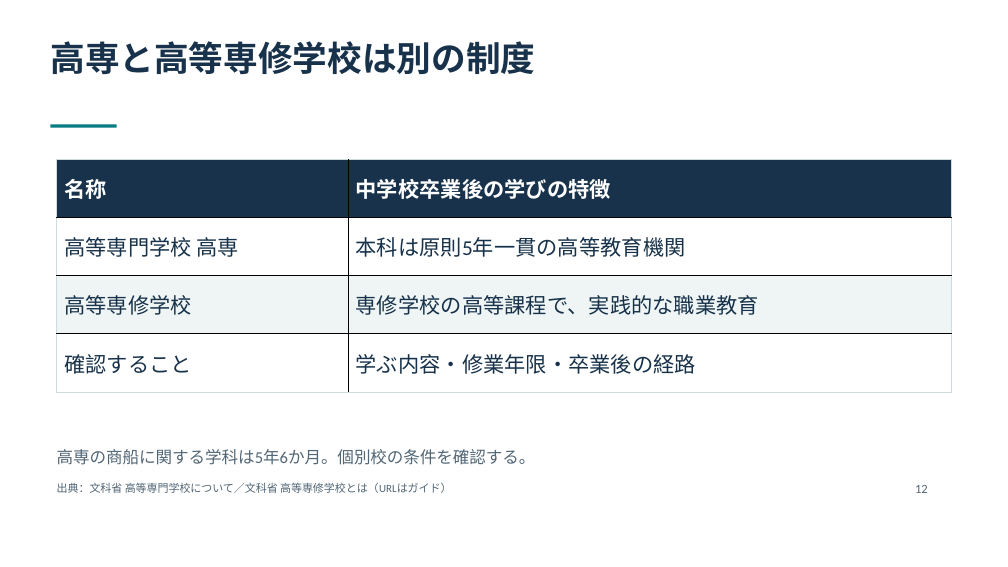
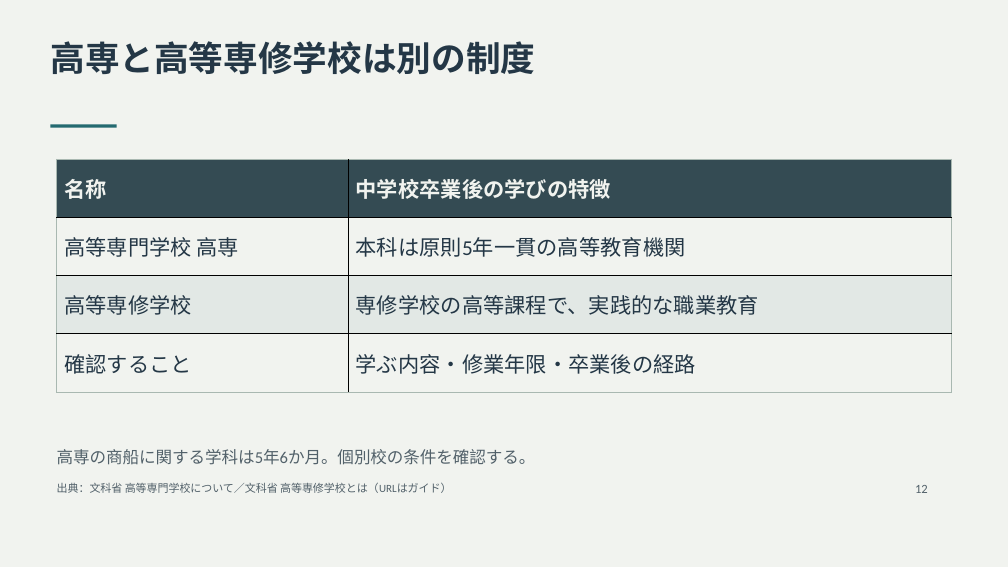
Before and after one commit to zooc-14calbp/industrial-education-ii, a slide deck: slide 12 of video/01/slides.pptx. Drawn at 1008x567 pixels with LibreOffice and Linux fonts; fonts in the diff are those of the drawing. Boxes give left, top, right and bottom in pixels: in the first picture for what was removed or moved away, otherwise in the second. Text is boxed around its words. In the diff, an @@ line names an element or a change of style, - is before the commit and + after.

Commit message:
Adjust slides and video colors for extended viewing

```diff
--- a/video/01/slides.pptx
+++ b/video/01/slides.pptx
@@ background #FFFFFF to #F1F3EF @@
@@ text "高専と高等専修学校は別の制度" at <box>50,41,535,74</box>: text colour #17324A to #243746 @@
@@ rectangle at <box>51,125,117,128</box>: fill #087C83 to #246A70 @@
@@ table at <box>57,159,951,392</box> @@
@@ fill #17324A to #344B53 in row 1 @@
@@ fill #FFFFFF to #F1F3EF in 4 cells @@
@@ fill #EFF5F5 to #E2E8E5 in row 3 @@
@@ text colour #FFFFFF to #F1F3EF in "名称", "中学校卒業後の学びの特徴" @@
@@ text colour #17324A to #243746 in "高等専門学校 高専", "本科は原則5年一貫の高等教育機関", "高等専修学校", "専修学校の高等課程で、実践的な職業教育" and 2 more places @@
@@ borders changed @@
@@ text colour #526675 to #52616A in 3 elements at <box>57,449,536,465</box>, <box>57,483,451,493</box>, <box>915,485,928,493</box> @@
```
Also in this commit, not shown: 31 other slides changed, 54 other files.
